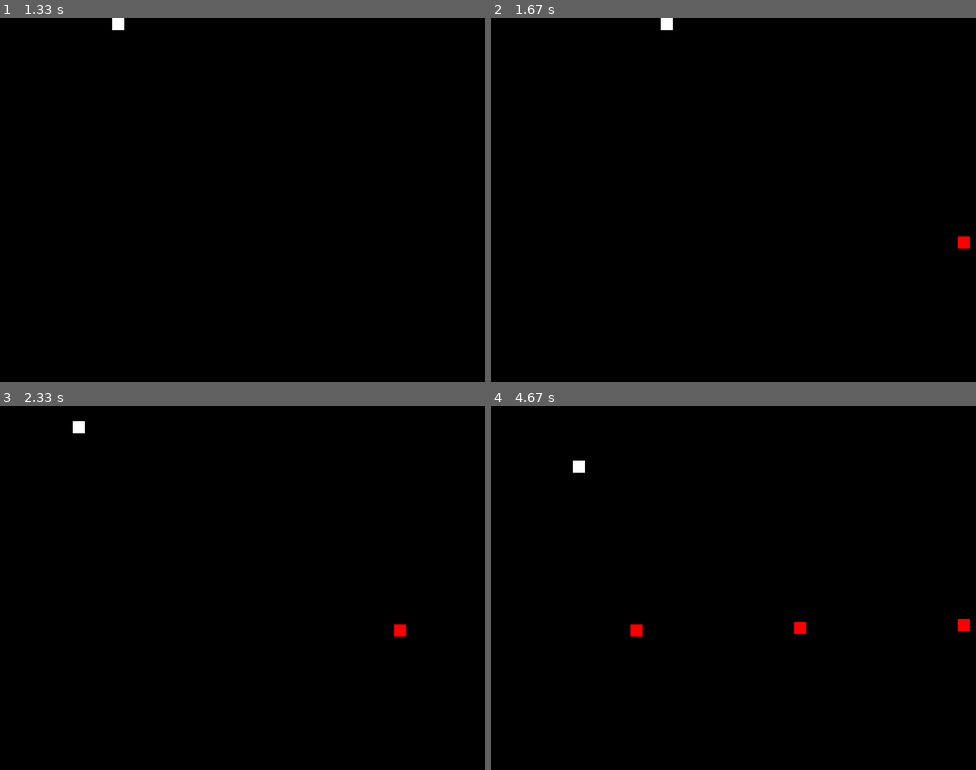
Above: before the commit, frames 1-4 (two rows, left to right).
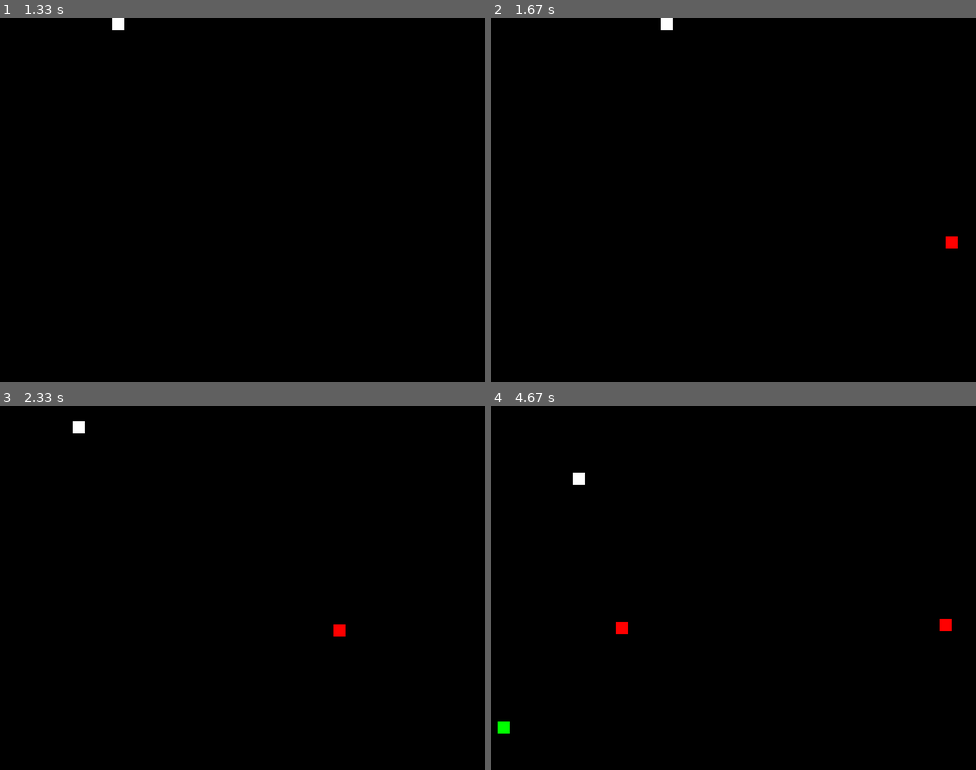
Above: after the commit, the same moments.

Repository: doremifasollasi/goIT_python-marathon-pygame
Game: pygame game, started from main.py
The game is run twice, just before and just after one commit, with the same random seed, the same clock (stepped at 60 frames per second) and the same inputs.
Inputs:
- Up to frame 1 (1.33 s): hold Right 0.33-0.8 s; hold Right from 1.17 s (still down)
- Up to frame 2 (1.67 s): release Right at 1.63 s
- Up to frame 3 (2.33 s): hold Left 1.67-2.2 s; hold Down from 2.23 s (still down)
- Up to frame 4 (4.67 s): release Down at 2.53 s; hold Left 2.57-2.97 s; hold Up 3-3.37 s; hold Right 3.4-4.03 s; hold Down 4.07-4.43 s; hold Left from 4.47 s (still down)

Frame 1 is identical in both runs. In frame 2, 0.2% of the frame differs, in the area x 93-99%, y 60-64%; in frame 3, 0.2%; in frame 4, 0.7%, in the area x 1-99%, y 15-90%.

Commit message:
Following the example of creating an enemy, the same is done for bonuses

Diff:
--- a/main.py
+++ b/main.py
@@ -26,14 +26,24 @@
     enemy = pygame.Surface((20, 20))
     enemy.fill(RED)
     enemy_rect = pygame.Rect(width, random.randint(0, height), *enemy.get_size())
-    enemy_speed = random.randint(2, 3)
+    enemy_speed = random.randint(4, 6)
     return [enemy, enemy_rect, enemy_speed]
+
+def create_bonus(): # функція, яка створює бонуси зеленого кольору, які рухаються згори донизу
+    bonus = pygame.Surface((20, 20))
+    bonus.fill(GREEN)
+    bonus_rect = pygame.Rect(random.randint(0, width), 0, *bonus.get_size())
+    bonus_speed = random.randint(4, 6)
+    return [bonus, bonus_rect, bonus_speed]
 
 CREATE_ENEMY = pygame.USEREVENT + 1
 pygame.time.set_timer(CREATE_ENEMY, 1500)
 
+CREATE_BONUS = pygame.USEREVENT + 2
+pygame.time.set_timer(CREATE_BONUS, 2500)
 
 enemies = []
+bonuses = []
 
 is_working = True
 
@@ -48,6 +58,8 @@
         if event.type == CREATE_ENEMY:
             enemies.append(create_enemy()) # на кожній ітерації ми викликатимемо ф-ю create enemy(), яка створює нового ворога і додає його у список enemies
 
+        if event.type == CREATE_BONUS:
+            bonuses.append(create_bonus())
     # ball_rect = ball_rect.move(ball_speed) перенесли в команду K_DOWN
 
     # if ball_rect.bottom >= height or ball_rect.top <= 0: #відбивання м'яча від верхньої та нижньої сторони ігрового поля зі зміною кольору
@@ -75,17 +87,23 @@
         if ball_rect.colliderect(enemy[1]): # Видаляємо ворога при зустрічі з нашим героєм
             enemies.pop(enemies.index(enemy))
 
+    for bonus in bonuses:
+        bonus[1] = bonus[1].move(0, bonus[2])
+        main_surface.blit(bonus[0], bonus[1])
+
+        if bonus[1].bottom >= height: # Проблема: кількість ворогів у списку буде постійно збільшуватись, що призведе до навантаження на пам'ять. Рішення: видалення. Реалізація: Якщо позиція нашого ворога більша за 0, то ми його видяляємо.
+            bonuses.pop(bonuses.index(bonus))
 
     if pressed_key[K_DOWN] and not ball_rect.bottom >= height: #додаємо керування клавіши ВНИЗ
         ball_rect = ball_rect.move(0, ball_speed)
 
-    if pressed_key[K_UP]: #додаємо керування клавіши ДОГОРИ
+    if pressed_key[K_UP] and not ball_rect.top <= 0: #додаємо керування клавіши ДОГОРИ
         ball_rect = ball_rect.move(0, -ball_speed)
 
-    if pressed_key[K_RIGHT]: #додаємо керування клавіши ПРАВОРУЧ
+    if pressed_key[K_RIGHT] and not ball_rect.right >= width: #додаємо керування клавіши ПРАВОРУЧ
         ball_rect = ball_rect.move(ball_speed, 0)
 
-    if pressed_key[K_LEFT]: #додаємо керування клавіши ЛІВОРУЧ
+    if pressed_key[K_LEFT] and not ball_rect.left <= 0: #додаємо керування клавіши ЛІВОРУЧ
         ball_rect = ball_rect.move(-ball_speed, 0)
 
     # main_surface.fill((155,155,155))
